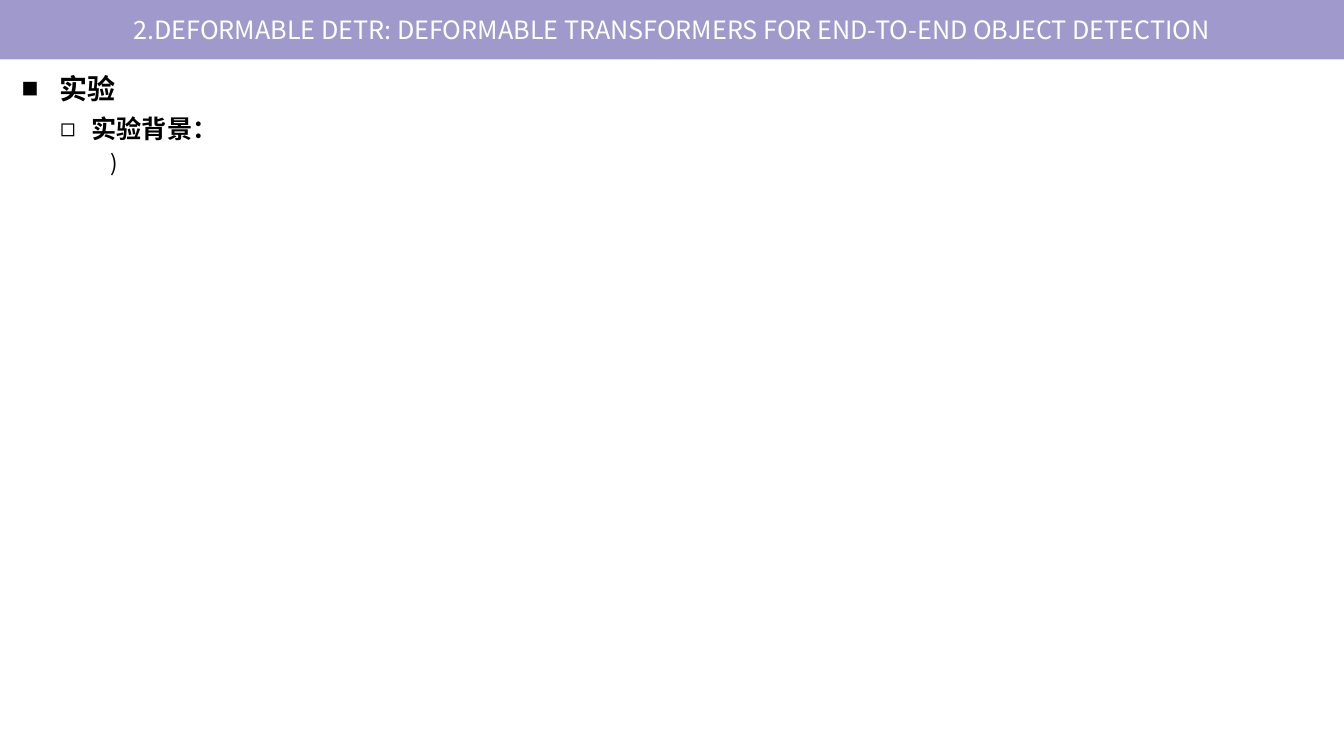
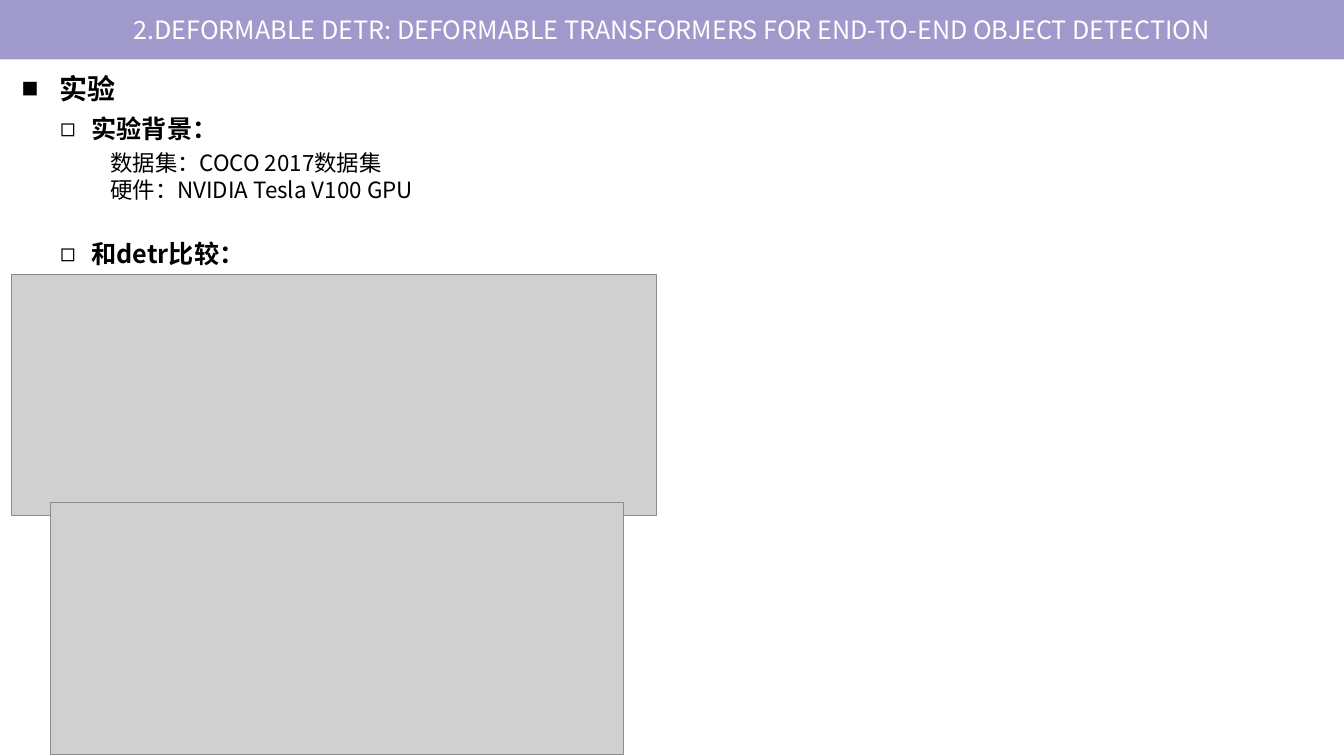
Before and after one commit to tj-messi/cv-computer-visual-tj, a slide deck: slide 16 of 0.组会记录/2024-10-17/report-2024-10-10.pptx (slide 15 before the commit). Drawn at 1344x756 pixels with LibreOffice and Linux fonts; fonts in the diff are those of the drawing; grey boxes stand for pictures. Boxes give left, top, right and bottom in pixels: in the first picture for what was removed or moved away, otherwise in the second. Text is boxed around its words. In the diff, an @@ line names an element or a change of style, - is before the commit and + after.

```diff
--- a/0.组会记录/2024-10-17/report-2024-10-10.pptx
+++ b/0.组会记录/2024-10-17/report-2024-10-10.pptx
@@ text at (110,152,413,200): text changed @@
-)
+数据集：COCO 2017数据集
+硬件：NVIDIA Tesla V100 GPU
@@ text added at (92,241,245,266), 18 pt, text #000000, bold @@
+◻ 和detr比较：
@@ picture added at (12,274,657,515) @@
@@ picture added at (50,502,624,754) @@
```
Also in this commit, not shown: 3 other slides changed, 2 slides added.
